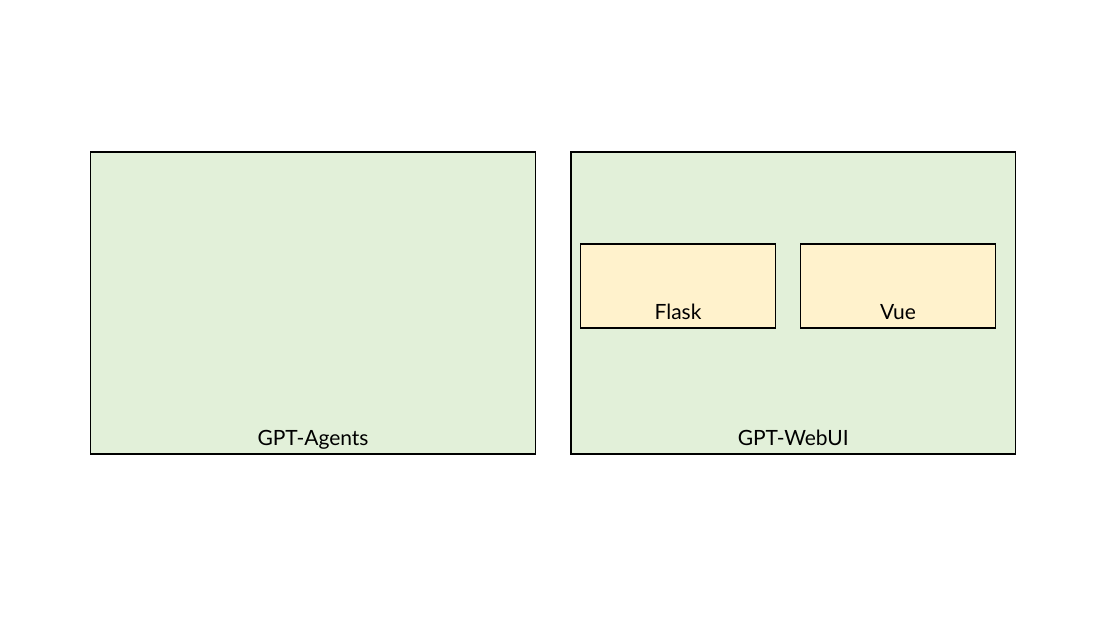
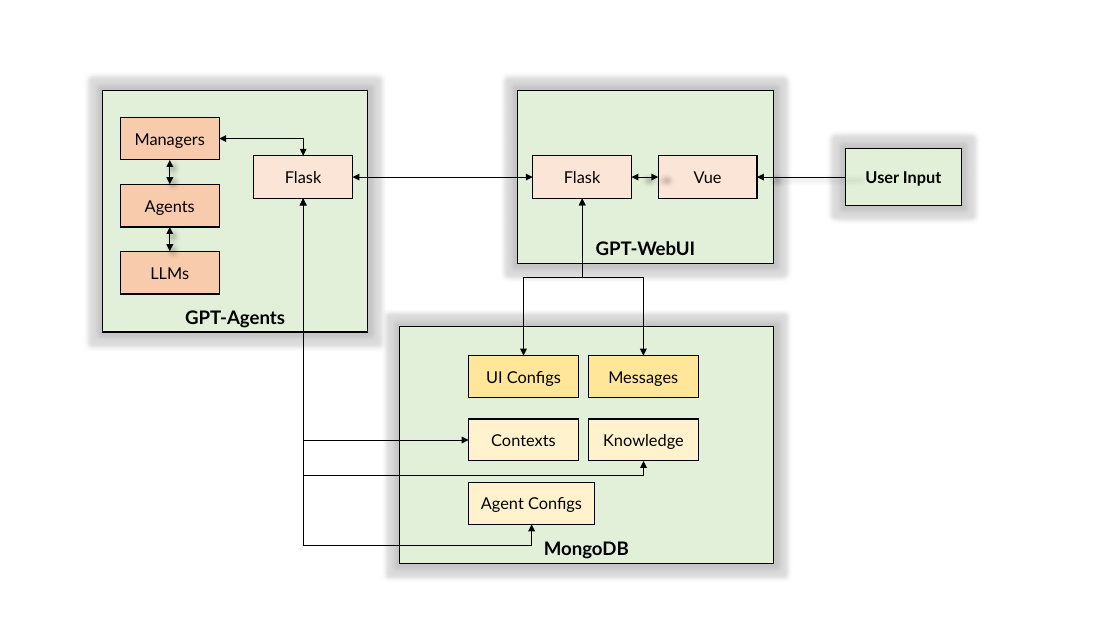
Before and after one commit to Hansimov/GPT-WebUI, a slide deck: slide 1 of examples/architecture.pptx. Drawn at 1120x630 pixels with LibreOffice and Linux fonts; fonts in the diff are those of the drawing. Boxes give left, top, right and bottom in pixels: in the first picture for what was removed or moved away, otherwise in the second. Text is boxed around its words. In the diff, an @@ line names an element or a change of style, - is before the commit and + after.

```diff
--- a/examples/architecture.pptx
+++ b/examples/architecture.pptx
@@ rectangle "GPT-Agents": place and size @@
-rectangle "GPT-Agents" at [91,152,535,454]
+rectangle "GPT-Agents" at [103,91,368,333]
@@ rectangle "GPT-Agents" at [103,91,368,333]: size 18 to 16 pt, bold on @@
@@ rectangle added at [120,118,219,160], fill #F8CBAD, outline #000000 1 pt, 14 pt, text #000000 @@
+Managers
@@ rectangle "GPT-WebUI" at [518,91,773,264]: size 18 to 16 pt, bold on @@
@@ rectangle "GPT-WebUI": place and size @@
-rectangle "GPT-WebUI" at [571,152,1016,454]
+rectangle "GPT-WebUI" at [518,91,773,264]
@@ elbow double arrow added from (303, 155) to (219, 139), #000000 0.75 pt @@
@@ rectangle added at [846,149,961,206], fill #E2F0D9, outline #000000 1 pt, 14 pt, text #000000, bold @@
+User Input
@@ double arrow added from (170, 184) to (170, 160), #000000 0.75 pt @@
@@ rectangle added at [254,155,353,198], fill #FBE5D6, outline #000000 1 pt, 14 pt, text #000000 @@
+Flask
@@ elbow double arrow added from (533, 177) to (353, 177), #000000 0.75 pt @@
@@ rectangle "Flask" at [533,155,632,198]: size 18 to 14 pt; vertical alignment bottom to middle; fill #FFF2CC to #FBE5D6 @@
@@ rectangle "Flask": place and size @@
-rectangle "Flask" at [581,245,776,329]
+rectangle "Flask" at [533,155,632,198]
@@ double arrow added from (659, 177) to (632, 177), #000000 0.75 pt @@
@@ rectangle "Vue": place and size @@
-rectangle "Vue" at [801,245,996,329]
+rectangle "Vue" at [659,155,758,198]
@@ rectangle "Vue" at [659,155,758,198]: size 18 to 14 pt; vertical alignment bottom to middle; fill #FFF2CC to #FBE5D6 @@
@@ arrow added from (846, 177) to (757, 177), #000000 0.75 pt @@
@@ rectangle added at [120,184,219,227], fill #F8CBAD, outline #000000 1 pt, 14 pt, text #000000 @@
+Agents
@@ elbow double arrow added from (303, 198) to (469, 440), #000000 0.75 pt @@
@@ elbow double arrow added from (303, 198) to (532, 524), #000000 0.75 pt @@
@@ elbow double arrow added from (303, 198) to (644, 461), #000000 0.75 pt @@
@@ elbow double arrow added from (582, 198) to (523, 355), #000000 0.75 pt @@
@@ elbow double arrow added from (582, 198) to (644, 355), #000000 0.75 pt @@
@@ double arrow added from (170, 251) to (170, 227), #000000 0.75 pt @@
@@ rectangle added at [120,251,219,294], fill #F8CBAD, outline #000000 1 pt, 14 pt, text #000000 @@
+LLMs
@@ rectangle added at [400,327,774,564], fill #E2F0D9, outline #000000 1 pt, 16 pt, text #000000, bold @@
+MongoDB
@@ rectangle added at [469,355,579,397], fill #FFE699, outline #000000 1 pt, 14 pt, text #000000 @@
+UI Configs
@@ rectangle added at [588,355,698,397], fill #FFE699, outline #000000 1 pt, 14 pt, text #000000 @@
+Messages
@@ rectangle added at [469,419,579,461], fill #FFF2CC, outline #000000 1 pt, 14 pt, text #000000 @@
+Contexts
@@ rectangle added at [589,419,699,461], fill #FFF2CC, outline #000000 1 pt, 14 pt, text #000000 @@
+Knowledge
@@ rectangle added at [469,482,595,524], fill #FFF2CC, outline #000000 1 pt, 14 pt, text #000000 @@
+Agent Configs
```
Also in this commit, not shown: 1 other file.
